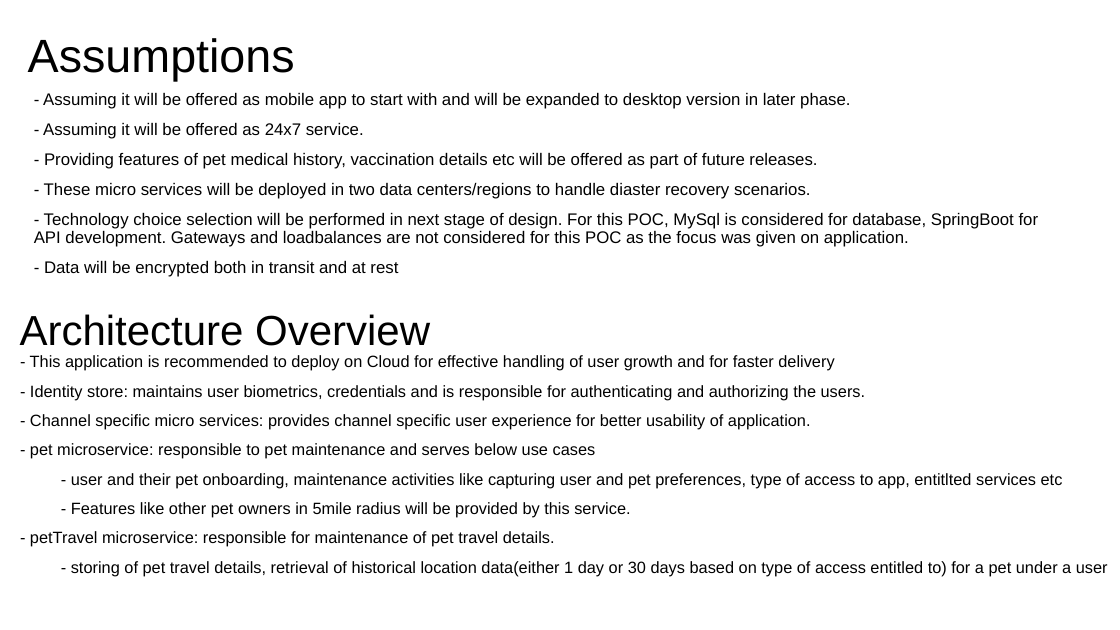
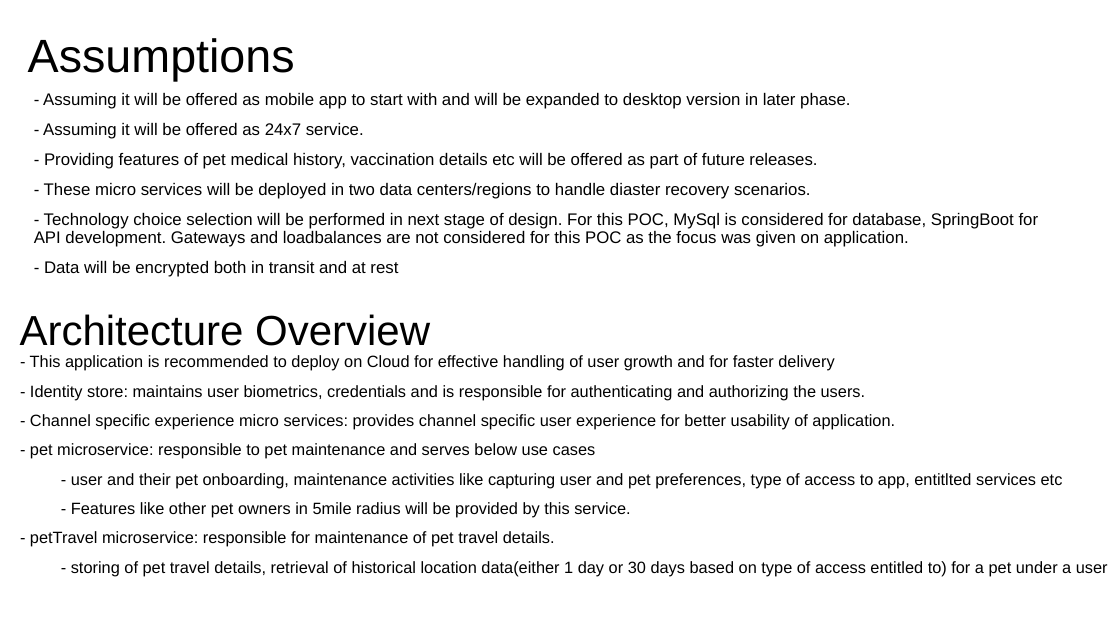
Before and after one commit to naren-u/PetApp, a slide deck: slide 3 of Pet App Presentation.pptx. Drawn at 1120x630 pixels with LibreOffice and Linux fonts; fonts in the diff are those of the drawing. Boxes give left, top, right and bottom in pixels: in the first picture for what was removed or moved away, otherwise in the second. Text is boxed around its words. In the diff, an @@ line names an element or a change of style, - is before the commit and + after.

```diff
--- a/Pet App Presentation.pptx
+++ b/Pet App Presentation.pptx
@@ text at [30,414,895,430]: text changed @@
-- Channel specific micro services: provides channel specific user experience for better usability of application.
+- Channel specific experience micro services: provides channel specific user experience for better usability of application.
```
Also in this commit, not shown: 1 other slide changed.
